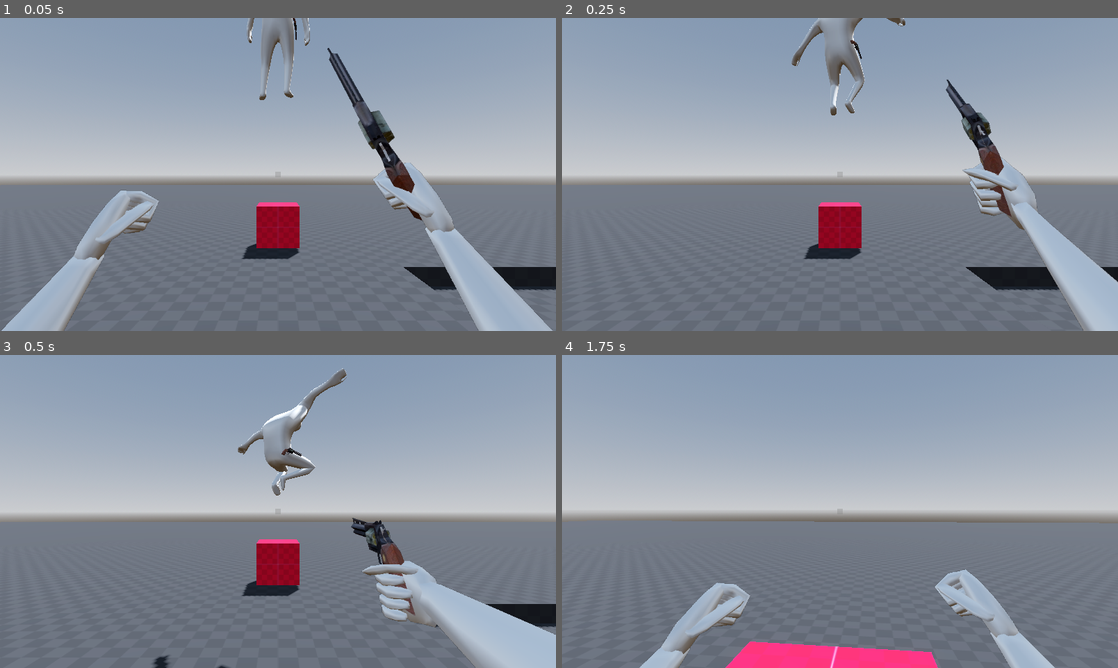
Above: before the commit, frames 1-4 (two rows, left to right).
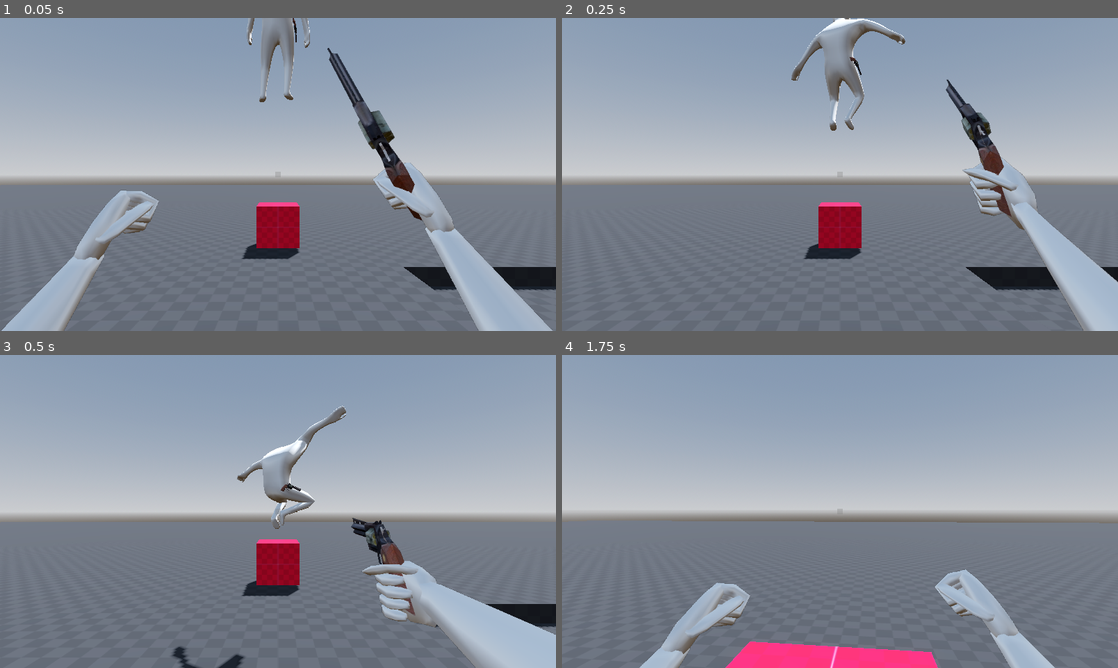
Above: after the commit, the same moments.

Repository: Dempsey845/spin-to-win
Game: Godot game, scene res://World/world.tscn
Two runs of this game, one before a commit and one after it. Both use one fixed random seed, a clock stepped at 60 frames per second and the inputs below.
Inputs (mouse positions are in pixels of both pictures, inside the frame that each line leads up to):
- Up to frame 1 (0.05 s): no input
- Up to frame 2 (0.25 s): no input
- Up to frame 3 (0.5 s): no input
- Up to frame 4 (1.75 s): move the mouse to (867, 511) at 0.52 s; hold W (move_forward) from 0.53 s (still down); tap E (equip) at 0.6 s; tap Space (jump) at 0.77, 1.52 s; move the mouse to (812, 511) at 1.27 s; tap F (pickup) at 1.35 s

The runs differ from the first frame. In frame 1, 0.2% of the frame differs, in the area x 44-56%, y 0-27%; in frame 2, 1.9%; in frame 3, 2.8%, in the area x 27-63%, y 4-100%; in frame 4, nothing differs.

Commit message:
Applied knockback on punch hit to NPC.

Diff:
--- a/Component/hitbox_component.gd
+++ b/Component/hitbox_component.gd
@@ -14,5 +14,9 @@
 	if area is not Hurtbox or not active:
 		return
 
+	if area.get_parent() is NPC:
+		var npc: NPC = area.get_parent()
+		npc.apply_knockback(global_position, 5.0)
+
 	area.register_hit(damage)
 	hit_hurtbox.emit(area)
